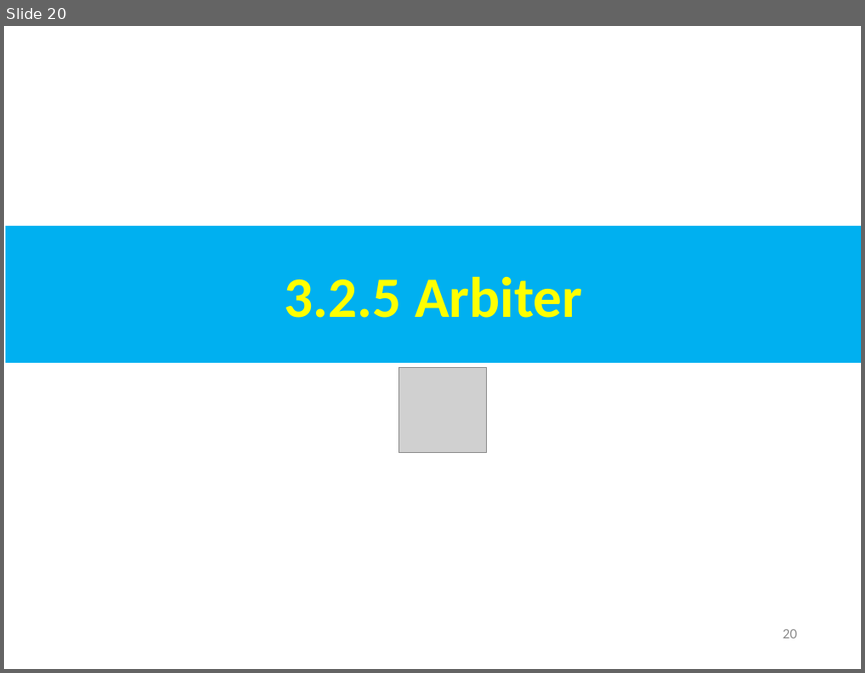
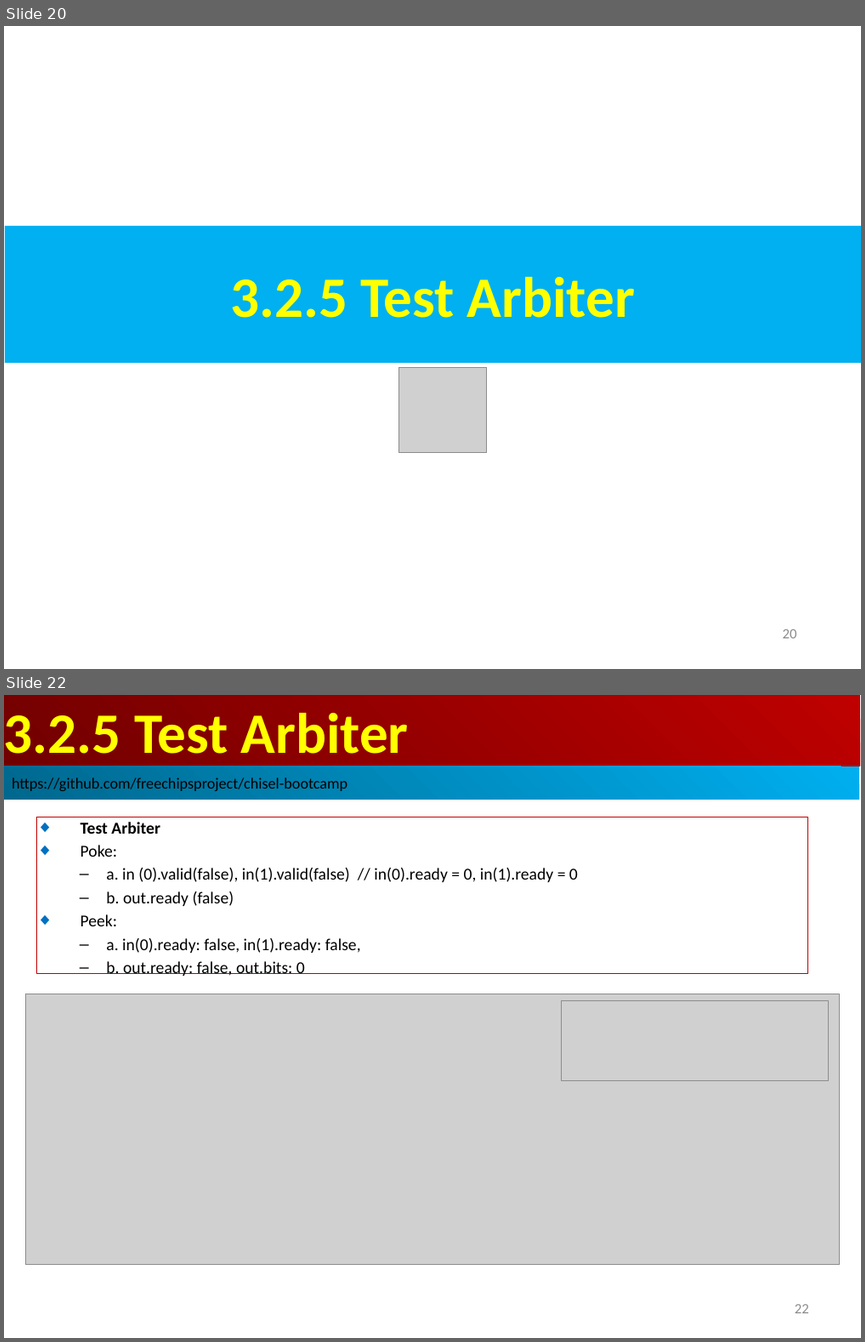
Before and after one commit to peterhchen/AIU_CS800_Chisel, a slide deck: 300_UCB_BC/003.2_StdLib/000_Video/003.2_StdLib.ppt. Shown one above the other, each under a label of ours: slide 20 before the commit, slides 20 and 22 after it; the slides between them are not shown. The pictures are 865x673 and 865x1342 pixels, drawn with LibreOffice and Linux fonts; fonts in the diff are those of the drawing; grey boxes stand for pictures. Boxes give left, top, right and bottom in pixels: in the first picture for what was removed or moved away, otherwise in the second. Text is boxed around its words. In the diff, an @@ line names an element or a change of style, - is before the commit and + after.

```diff
--- a/300_UCB_BC/003.2_StdLib/000_Video/003.2_StdLib.ppt
+++ b/300_UCB_BC/003.2_StdLib/000_Video/003.2_StdLib.ppt
@@ slide 22 added at <box>4,695,861,1338</box>, background #FFFFFF @@
@@ rectangle added at <box>4,695,860,766</box>, fill gradient #BF0000 to #710000, 48 pt, text #FFFF00, bold @@
+3.2.5 Test Arbiter
@@ rectangle added at <box>4,766,859,800</box>, fill gradient #00AFEF to #00688E, 13 pt, text #000000 @@
+https://github.com/freechipsproject/chisel-bootcamp
@@ rectangle added at <box>36,817,808,974</box>, outline #C00000 0.74 pt, 14 pt, text #000000 @@
+◆ Test Arbiter
+◆ Poke:
+  – a. in (0).valid(false), in(1).valid(false) // in(0).ready = 0, in(1).ready = 0
+  – b. out.ready (false)
+◆ Peek:
+  – a. in(0).ready: false, in(1).ready: false,
+  – b. out.ready: false, out.bits: 0
@@ picture added at <box>25,994,840,1264</box> @@
@@ picture added at <box>561,1000,828,1081</box> @@
@@ page number added at <box>794,1304,809,1313</box>, 12 pt, text #8B8B8B @@
+22
@@ slide 20 changed as well @@
@@ text in rectangle at <box>230,277,635,318</box>: text changed @@
-3.2.5 Arbiter
+3.2.5 Test Arbiter
```
Also in this commit, not shown: 9 other slides changed, 18 other slides added.
